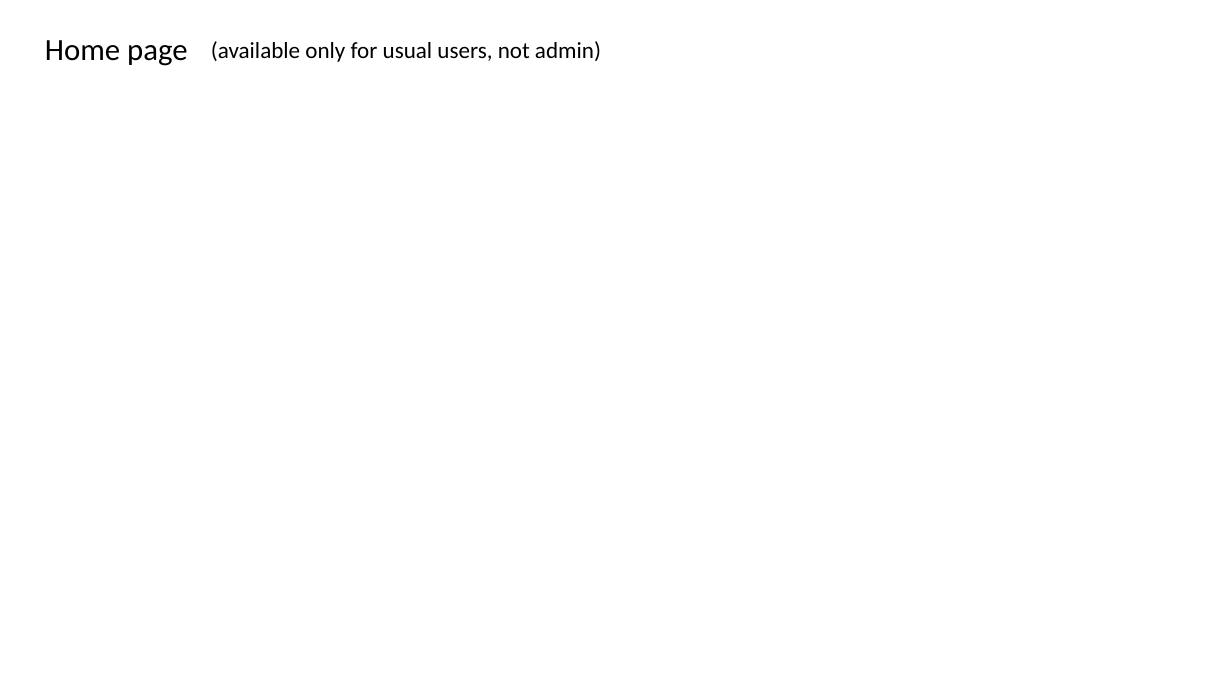
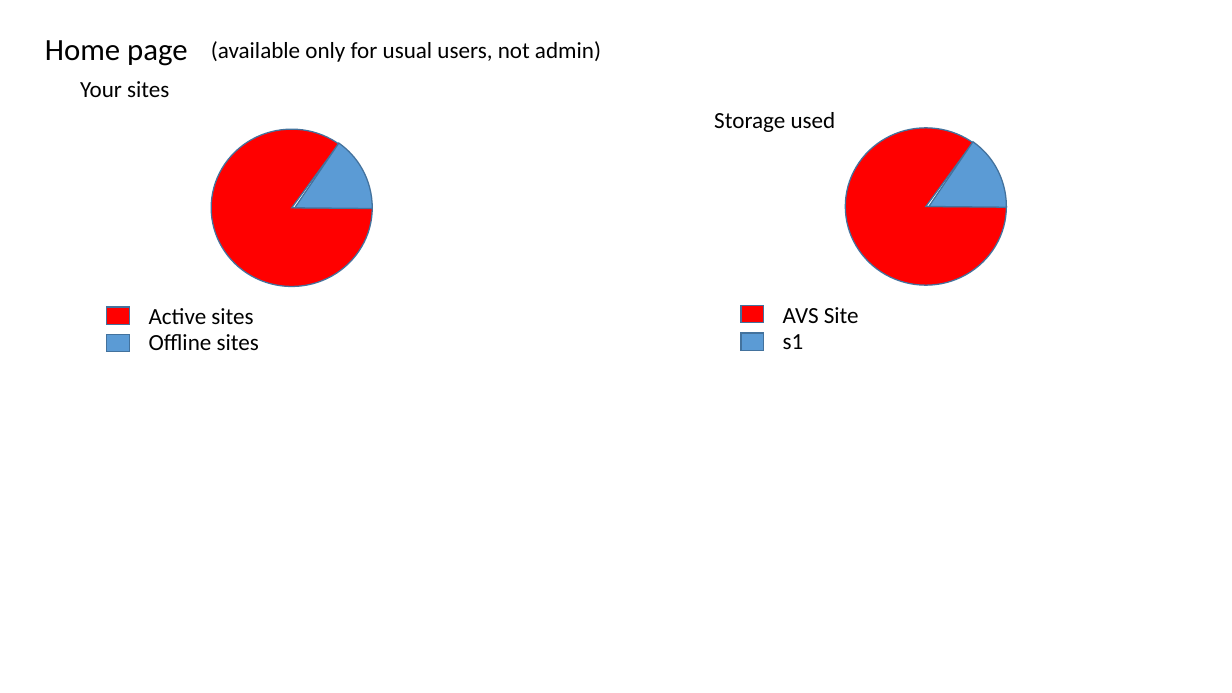
Before and after one commit to AlexanderFlanchik/AvsHost, a slide deck: slide 8 of Specs.pptx. Drawn at 1232x693 pixels with LibreOffice and Linux fonts; fonts in the diff are those of the drawing. Boxes give left, top, right and bottom in pixels: in the first picture for what was removed or moved away, otherwise in the second. Text is boxed around its words. In the diff, an @@ line names an element or a change of style, - is before the commit and + after.

```diff
--- a/Specs.pptx
+++ b/Specs.pptx
@@ text added at (80,81,169,97), 18 pt, text #000000 @@
+Your sites
@@ table added at (86,68,1145,675), 2 rows, 2 columns @@
+ | 
+ | 
@@ text added at (714,112,836,132), 18 pt, text #000000 @@
+Storage used
@@ pie slice (boxed as its full ellipse) added at (212,129,372,287), fill #FF0000, outline #43739E 1 pt @@
@@ pie slice (boxed as its full ellipse) added at (217,129,372,287), fill #5B9BD5, outline #43739E 1 pt @@
@@ pie slice (boxed as its full ellipse) added at (846,128,1006,285), fill #FF0000, outline #43739E 1 pt @@
@@ pie slice (boxed as its full ellipse) added at (851,128,1006,285), fill #5B9BD5, outline #43739E 1 pt @@
@@ rectangle added at (107,307,130,324), fill #FF0000, outline #43739E 1 pt @@
@@ text added at (149,308,253,324), 18 pt, text #000000 @@
+Active sites
@@ rectangle added at (741,306,764,323), fill #FF0000, outline #43739E 1 pt @@
@@ text added at (783,307,859,323), 18 pt, text #000000 @@
+AVS Site
@@ rectangle added at (107,335,130,352), fill #5B9BD5, outline #43739E 1 pt @@
@@ text added at (149,334,259,350), 18 pt, text #000000 @@
+Offline sites
@@ rectangle added at (741,333,764,350), fill #5B9BD5, outline #43739E 1 pt @@
@@ text added at (783,334,804,349), 18 pt, text #000000 @@
+s1
```
Also in this commit, not shown: 20 other files.
